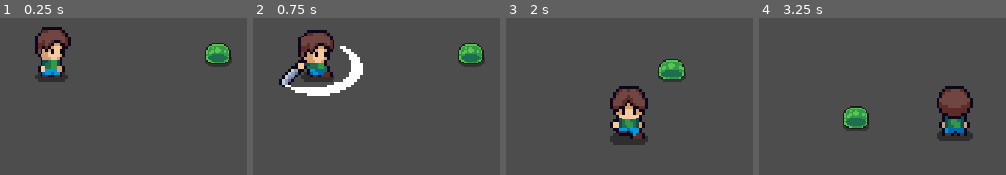
Above: before the commit, frames 1-4 (left to right).
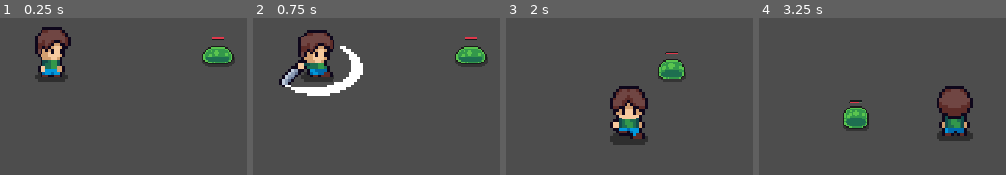
Above: after the commit, the same moments.

Repository: CrescentsChaos/Earthen
Game: Godot game, scene res://scenes/main.tscn
Same seed, same stepped clock (60 frames per second), same inputs: the game is played once before the commit and once after it.
Inputs:
- Up to frame 1 (0.25 s): no input
- Up to frame 2 (0.75 s): hold Right (right) from 0.53 s (still down); tap Space (attack) at 0.6 s
- Up to frame 3 (2 s): release Right (right) at 1.28 s; hold S (down) from 1.28 s (still down); tap Space (attack) at 1.35 s
- Up to frame 4 (3.25 s): release S (down) at 2.03 s; hold Right (right) 2.03-2.78 s; tap Space (attack) at 2.1, 2.85 s; hold Up (up) from 2.78 s (still down)

The runs differ from the first frame. In frame 1, 1.1% of the frame differs, in the area x 81-96%, y 12-32%; in frame 2, 1.1%; in frame 3, less than 0.1%; in frame 4, 0.1%.

Commit message:
Added health bar to slime

Diff:
--- /dev/null
+++ b/scenes/health_bar.tscn
@@ -0,0 +1,18 @@
+[gd_scene format=3 uid="uid://cjn1s6vvabvfl"]
+
+[ext_resource type="Script" uid="uid://dqyc3rwdu4eya" path="res://scripts/health_bar.gd" id="1_6opq1"]
+[ext_resource type="Texture2D" uid="uid://by6v11ix4cgtq" path="res://assets/images/ui/LifeBarMiniUnder.png" id="1_y3kqx"]
+[ext_resource type="Texture2D" uid="uid://13cbsmgrisvx" path="res://assets/images/ui/LifeBarMiniProgress.png" id="2_6opq1"]
+
+[node name="HealthBar" type="Node2D" unique_id=1633277769]
+script = ExtResource("1_6opq1")
+
+[node name="HealthUnder" type="Sprite2D" parent="." unique_id=1877722240]
+texture = ExtResource("1_y3kqx")
+centered = false
+
+[node name="Health" type="Sprite2D" parent="." unique_id=2119927010]
+texture = ExtResource("2_6opq1")
+centered = false
+region_enabled = true
+region_rect = Rect2(0, 0, 18, 4)
--- a/scenes/slime.tscn
+++ b/scenes/slime.tscn
@@ -3,6 +3,7 @@
 [ext_resource type="Texture2D" uid="uid://cr4mae4ma4nve" path="res://assets/images/enemies/Slime_Green.png" id="1_371uh"]
 [ext_resource type="Script" uid="uid://caen7acfk6gmm" path="res://scripts/slime.gd" id="1_p2gj0"]
 [ext_resource type="AudioStream" uid="uid://cea0rkuvomcfj" path="res://assets/audio/hit_enemy.wav" id="3_n6pvg"]
+[ext_resource type="PackedScene" uid="uid://cjn1s6vvabvfl" path="res://scenes/health_bar.tscn" id="4_pjw23"]
 
 [sub_resource type="AtlasTexture" id="AtlasTexture_p2gj0"]
 atlas = ExtResource("1_371uh")
@@ -175,7 +176,8 @@
 [node name="AnimatedSprite2D" type="AnimatedSprite2D" parent="." unique_id=1634604770]
 scale = Vector2(2, 2)
 sprite_frames = SubResource("SpriteFrames_1nuvc")
-animation = &"die"
+animation = &"idle"
+autoplay = "idle"
 
 [node name="CollisionShape2D" type="CollisionShape2D" parent="." unique_id=1282084574]
 scale = Vector2(2, 2)
@@ -189,5 +191,8 @@
 [node name="TakeDamage" type="AudioStreamPlayer2D" parent="." unique_id=1661702130]
 stream = ExtResource("3_n6pvg")
 
+[node name="HealthBar" parent="." unique_id=1633277769 instance=ExtResource("4_pjw23")]
+position = Vector2(-9, -24)
+
 [connection signal="body_entered" from="Sight" to="." method="_on_sight_body_entered"]
 [connection signal="body_shape_exited" from="Sight" to="." method="_on_sight_body_shape_exited"]
--- /dev/null
+++ b/scripts/health_bar.gd
@@ -0,0 +1,9 @@
+extends Node2D
+@onready var health_bar: Sprite2D = $Health
+@onready var default_width = health_bar.region_rect.size.x
+@onready var default_height = health_bar.region_rect.size.y
+
+func update_health(new_health:int) -> void:
+	#resize the health bar
+	var new_width = (new_health/100.0) * default_width
+	health_bar.region_rect = Rect2(0, 0, new_width, default_height)
--- a/scripts/slime.gd
+++ b/scripts/slime.gd
@@ -6,6 +6,7 @@
 var target = null
 @onready var animated_sprite_2d: AnimatedSprite2D = $AnimatedSprite2D
 @onready var take_damage_sound: AudioStreamPlayer2D = $TakeDamage
+@onready var health_bar: Node2D = $HealthBar
 
 func _physics_process(delta: float) -> void:
 	if is_alive and target:
@@ -17,11 +18,11 @@
 	animated_sprite_2d.play("attack")
 func take_damage(damage: int, attacker_position: Vector2) -> void:
 	health -= damage
+	health_bar.update_health(health)
 	if health<=0:
 		_die()
 	else:
 		take_damage_sound.play()
-		print(health)
 		#Knockback
 		var knockback_direction = (position - attacker_position).normalized()
 		var target_position = position + knockback_direction * KNOCKBACK_FORCE
Binary file added: assets/images/ui/LifeBarMiniProgress.png
Not shown, added: assets/images/ui/LifeBarMiniProgress.png.import
Binary file added: assets/images/ui/LifeBarMiniUnder.png
Not shown, added: assets/images/ui/LifeBarMiniUnder.png.import
Not shown, added: scripts/health_bar.gd.uid
